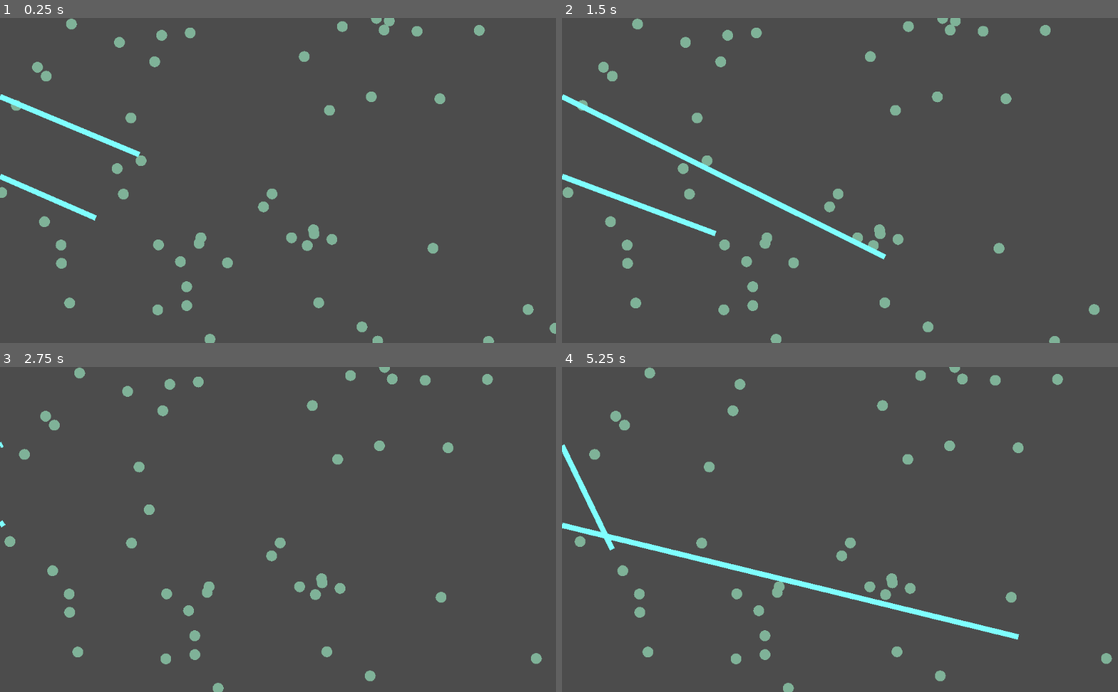
Above: before the commit, frames 1-4 (two rows, left to right).
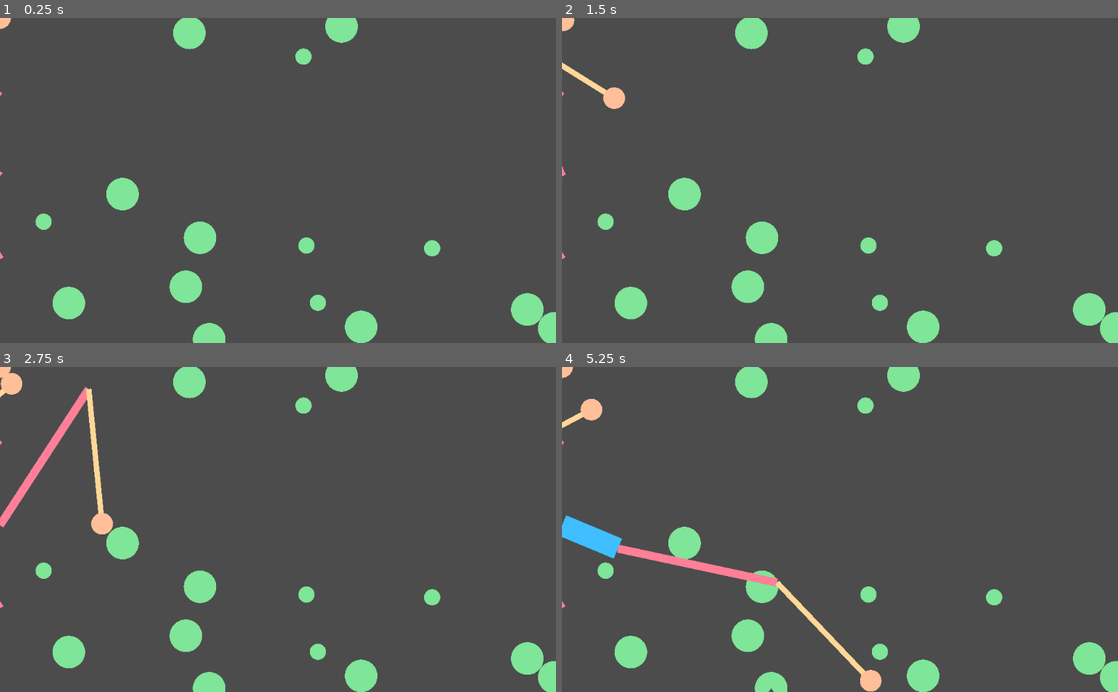
Above: after the commit, the same moments.

Repository: Ahlisen/gmtk-only-one
Game: Godot game, scene res://scene.tscn
Two runs of this game, one before a commit and one after it. Both use one fixed random seed, a clock stepped at 60 frames per second and the inputs below.
Inputs:
- Up to frame 1 (0.25 s): no input
- Up to frame 2 (1.5 s): hold W 0.53-1.28 s; tap K at 0.6 s; tap J at 0.8, 1.35 s; hold S from 1.28 s (still down)
- Up to frame 3 (2.75 s): tap K at 1.55, 2.1 s; release S at 2.03 s; hold W from 2.03 s (still down); tap J at 2.3 s
- Up to frame 4 (5.25 s): tap J at 2.85, 3.8, 4.35 s; tap K at 3.05, 3.6, 4.55, 5.1 s; release W at 3.53 s; hold S from 3.53 s (still down)

The runs differ from the first frame. In frame 1, 7.4% of the frame differs, in the area x 0-100%, y 0-100%; in frame 2, 8.6%; in frame 3, 8.1%; in frame 4, 10%.

Commit message:
add ik and cakes

Diff:
--- a/arm.gd
+++ b/arm.gd
@@ -1,24 +1,41 @@
 extends Node2D
-
-# Declare member variables here. Examples:
-# var a = 2
-# var b = "text"
-# Called when the node enters the scene tree for the first time.
 
 class_name Arm, "res://arm.gd"
 
 var handPosition: Vector2 = Vector2(0,0)
-var startPosition: Vector2 = Vector2(0,0)
+var oldHandPosition: Vector2 = Vector2(0,0)
+var oldShoulderPosition: Vector2 = Vector2(0,0)
+var shoulderPosition: Vector2 = Vector2(0,0)
+var bodyPosition: Vector2 = Vector2(0,0)
+var targetPosition: Vector2 = Vector2(0,0)
 var target: WeakRef = null
 var progress: float = 0
-var speed: float = 0.02
+var velocity: float = 0
+var keyUp: int
+var keyDown: int
+
+var angle1: float = 0
+var angle2: float = 0
+
+var length1 = 300
+var length2 = 250
+
+func _init(keyUp: int, keyDown: int):
+	self.keyUp = keyUp
+	self.keyDown = keyDown
 
 func _ready():
 	var size = get_viewport_rect().size
-	startPosition = Vector2(0, randf()*size.y)
-	speed = randf() * 0.01 + 0.01
+	bodyPosition = Vector2(0, randf()*size.y)
+	shoulderPosition = bodyPosition
+	oldHandPosition = shoulderPosition
+	oldShoulderPosition = shoulderPosition
+	velocity = 0
 
 func _process(delta):
+
+	velocity += (float(Input.is_key_pressed(keyUp)) - float(Input.is_key_pressed(keyDown))) * 0.01
+	velocity = clamp(velocity, 0, 5)
 
 	if target == null:
 		reset_target()
@@ -26,18 +43,33 @@
 		var ref = target.get_ref()
 
 		if ref:
-			handPosition = startPosition.linear_interpolate(ref.pos, progress)
-			if progress < 1:
-				progress += speed
-			else:
-				ref.delete()
-				target = null
-			update()
+			targetPosition = ref.pos
 		else:
 			reset_target()
 
+		if progress < 1:
+			progress += velocity * delta
+		else:
+			if ref:
+				ref.delete()
+			target = null
+
+		var dist = bodyPosition.distance_to(targetPosition)
+		var comp = max(dist - (length1+length2), 0)
+		var stretchShoulderRatio = comp / dist
+		var stretchShoulderPosition = bodyPosition.linear_interpolate(targetPosition, stretchShoulderRatio)
+		shoulderPosition = oldShoulderPosition.linear_interpolate(stretchShoulderPosition, progress)
+		handPosition = oldHandPosition.linear_interpolate(targetPosition, progress)
+		ik()
+		update()
+
 func _draw():
-	draw_line(startPosition, handPosition, Color(0.5,1,1), 10)
+	var arm1 = Vector2(shoulderPosition.x + cos(angle1) * length1, shoulderPosition.y + sin(angle1) * length1)
+	var arm2 = Vector2(arm1.x + cos(angle2 + angle1) * length2, arm1.y + sin(angle2 + angle1) * length2)
+	draw_line(shoulderPosition, arm1, Color(1,0.5,0.6), 15)
+	draw_line(arm1, arm2, Color(1,0.85,0.6), 10)
+	draw_line(bodyPosition, shoulderPosition, Color(0.25,0.75,1), 40)
+	draw_circle(arm2, 20, Color(1,0.75,0.6))
 
 func clear_target():
 	target = null
@@ -47,6 +79,57 @@
 	if targets.size() != 0:
 		var index = randi()%targets.size()
 		target = weakref(targets[index])
-		handPosition = startPosition
+		oldHandPosition = handPosition
+		oldShoulderPosition = shoulderPosition
+		shoulderPosition = bodyPosition
 		progress = 0
-		update()
+
+func ik():
+
+	var targetX = handPosition.x - shoulderPosition.x
+	var targetY = handPosition.y - shoulderPosition.y
+
+	var epsilon = 0.0001
+
+	var solvePosAngle2 = true
+	var foundValidSolution = true
+
+	var targetDistSqr = targetX*targetX + targetY*targetY
+
+	var sinAngle2: float
+	var cosAngle2: float
+
+	var cosAngle2_denom = 2*length1*length2;
+
+	if (cosAngle2_denom > epsilon):
+		cosAngle2 =   (targetDistSqr - length1*length1 - length2*length2) / (cosAngle2_denom);
+
+		if( (cosAngle2 < -1.0) || (cosAngle2 > 1.0) ):
+			foundValidSolution = false;
+
+		cosAngle2 = max(-1, min( 1, cosAngle2 ) );
+
+		angle2 = acos( cosAngle2 );
+
+		if( !solvePosAngle2 ):
+			angle2 = -angle2;
+
+		sinAngle2 = sin( angle2 );
+	else:
+		var totalLenSqr: float = (length1 + length2) * (length1 + length2);
+		if(targetDistSqr < (totalLenSqr-epsilon) || targetDistSqr > (totalLenSqr+epsilon) ):
+			foundValidSolution = false
+
+		angle2    = 0.0;
+		cosAngle2 = 1.0;
+		sinAngle2 = 0.0;
+
+	var triAdjacent = length1 + length2*cosAngle2;
+	var triOpposite = length2*sinAngle2;
+
+	var tanY = targetY*triAdjacent - targetX*triOpposite;
+	var tanX = targetX*triAdjacent + targetY*triOpposite;
+
+	angle1 = atan2( tanY, tanX );
+
+	return foundValidSolution;
--- a/ball.gd
+++ b/ball.gd
@@ -3,19 +3,37 @@
 class_name Ball, "res://ball.gd"
 
 var pos = Vector2(0,0)
+var radius: float
+var angle_from: float
+var angle_to: float
 
-func _init(pos: Vector2):
+func _init(pos: Vector2, radius: float, angle_from: float = 0.0, angle_to: float = 360.0):
 	self.pos = pos
+	self.radius = radius
+	self.angle_from = angle_from
+	self.angle_to = angle_to
 
 func _ready():
 	add_to_group("balls")
 
-func _process(delta):
-	pos.x = pos.x + 0.1
-	update()
+#func _process(delta):
+#	pos.x = pos.x + 0.1
+#	update()
 
 func _draw():
-	draw_circle(pos, 10, Color(0.5,0.7,0.6))
+#	draw_circle(pos, 10, Color(0.5,0.7,0.6))
+	draw_circle_arc_poly(pos, radius, angle_from, angle_to, Color(0.5,0.9,0.6))
 
 func delete():
 	queue_free()
+
+func draw_circle_arc_poly(center, radius, angle_from, angle_to, color):
+    var nb_points = 32
+    var points_arc = PoolVector2Array()
+    points_arc.push_back(center)
+    var colors = PoolColorArray([color])
+
+    for i in range(nb_points + 1):
+        var angle_point = deg2rad(angle_from + i * (angle_to - angle_from) / nb_points - 90)
+        points_arc.push_back(center + Vector2(cos(angle_point), sin(angle_point)) * radius)
+    draw_polygon(points_arc, colors)
--- a/scene.gd
+++ b/scene.gd
@@ -1,18 +1,37 @@
 extends Node2D
 
 # Called when the node enters the scene tree for the first time.
+
+var keyPairs = [
+	[KEY_W, KEY_S],
+	[KEY_KP_1, KEY_KP_2],
+	[KEY_K, KEY_J]
+]
+
 func _ready():
 
 	var size = get_viewport_rect().size
-	for i in 50:
+	for i in 5:
 		var pos = Vector2(randf()*size.x, randf()*size.y)
-		var b = Ball.new(pos)
+		var b = Ball.new(pos, 15)
 		add_child(b)
 
-	for i in 2:
-		var arm = Arm.new()
+	for i in 10:
+		var pos = Vector2(randf()*size.x, randf()*size.y)
+		create_cake(pos)
+
+	for i in keyPairs:
+		var arm = Arm.new(i[0], i[1])
 		add_child(arm)
 
 # Called every frame. 'delta' is the elapsed time since the previous frame.
 #func _process(delta):
 #	pass
+
+func create_cake(position: Vector2):
+	var slices = randi()%6 + 4
+
+	for i in slices:
+		var sliceAngle = 360.0 / slices
+		var b = Ball.new(position, 30, i*sliceAngle, (i+1)*sliceAngle)
+		add_child(b)
